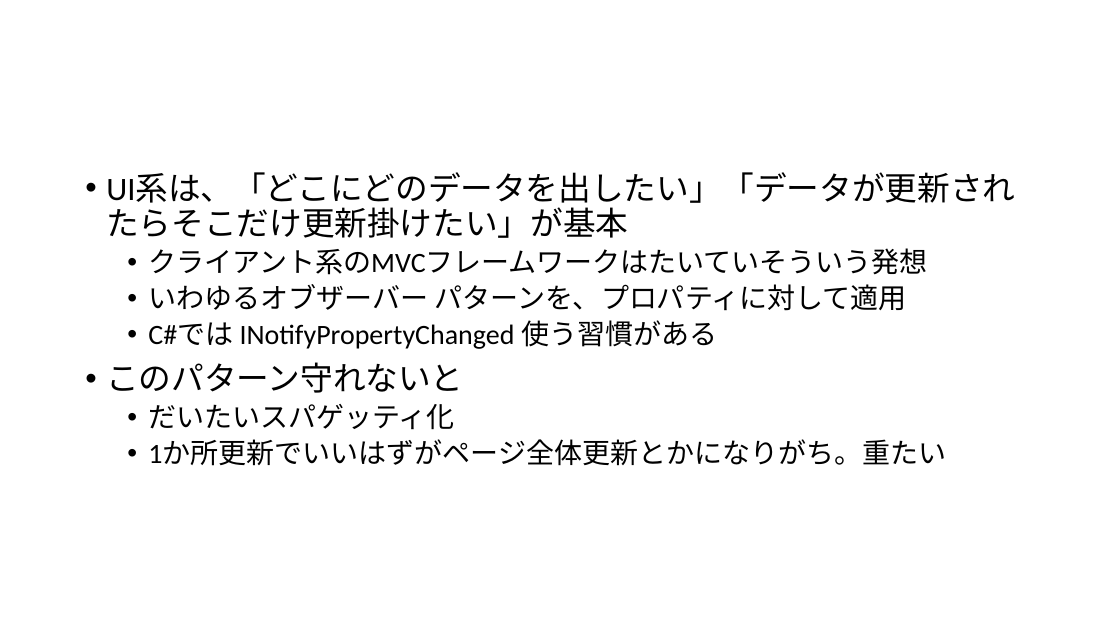
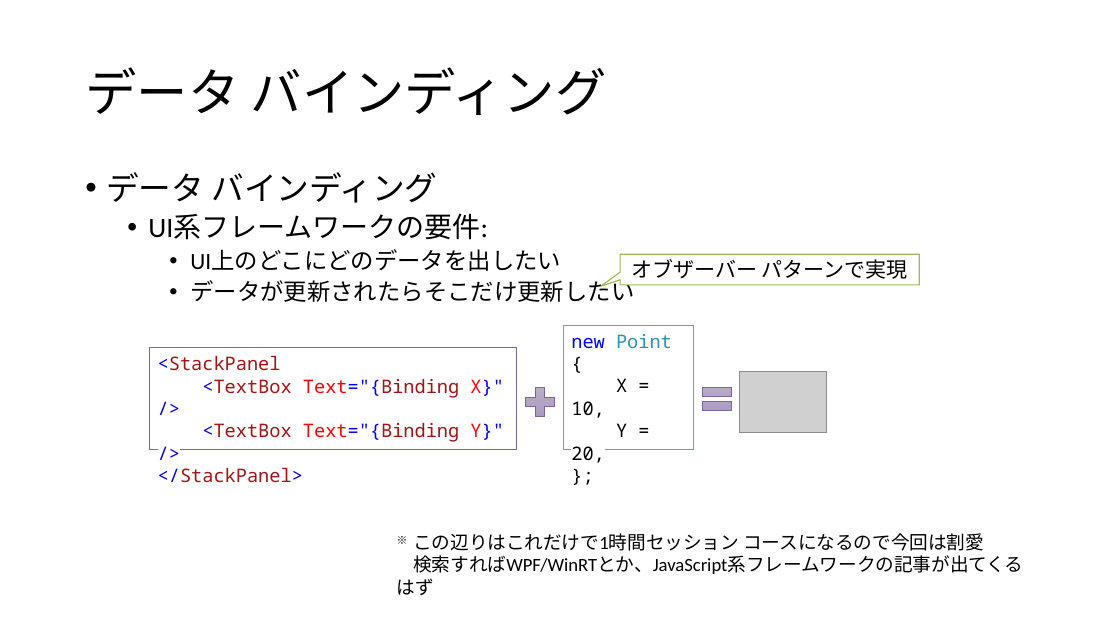
Before and after one commit to ppcuni/UnityCsharp20150321, a slide deck: slide 67 of doc/自社フレームワーク.pptx (slide 68 before the commit). Drawn at 1120x630 pixels with LibreOffice and Linux fonts; fonts in the diff are those of the drawing; grey boxes stand for pictures. Boxes give left, top, right and bottom in pixels: in the first picture for what was removed or moved away, otherwise in the second. Text is boxed around its words. In the diff, an @@ line names an element or a change of style, - is before the commit and + after.

Commit message:
UIフレームワーク の説明完成

```diff
--- a/doc/自社フレームワーク.pptx
+++ b/doc/自社フレームワーク.pptx
@@ title added at (x1=85, y1=67, x2=607, y2=115), 44 pt, text #000000 @@
+データ バインディング
@@ text at (x1=106, y1=172, x2=634, y2=302): text changed; size 24 to 20 pt @@
-• UI系は、「どこにどのデータを出したい」「データが更新されたらそこだけ更新掛けたい」が基本
-  • クライアント系のMVCフレームワークはたいていそういう発想
-  • いわゆるオブザーバー パターンを、プロパティに対して適用
-  • C#では INotifyPropertyChanged 使う習慣がある
-• このパターン守れないと
-  • だいたいスパゲッティ化
-  • 1か所更新でいいはずがページ全体更新とかになりがち。重たい
+• データ バインディング
+  • UI系フレームワークの要件:
+    • UI上のどこにどのデータを出したい
+    • データが更新されたらそこだけ更新したい
@@ speech box added at (x1=620, y1=255, x2=919, y2=285), fill #FFFFFF, outline #9BBB59 1 pt, 18 pt, text #000000 @@
+オブザーバー パターンで実現
@@ rectangle added at (x1=563, y1=325, x2=693, y2=450), fill #FFFFFF, outline #4BACC6 1 pt, 16 pt, text #000000 @@
+new Point
+{
+X = 10,
+Y = 20,
+};
@@ rectangle added at (x1=150, y1=348, x2=517, y2=450), fill #FFFFFF, outline #8064A2 1 pt, 16 pt, text #A31515 @@
+<StackPanel
+<TextBox Text="{Binding X}" />
+<TextBox Text="{Binding Y}" />
+</StackPanel>
@@ plus sign added at (x1=521, y1=382, x2=560, y2=422), fill gradient #BDB2CD to #B2A5C4 to #A796BE, outline #8064A2 0.5 pt @@
@@ math equal added at (x1=697, y1=379, x2=737, y2=418), fill gradient #BDB2CD to #B2A5C4 to #A796BE, outline #8064A2 0.5 pt @@
@@ picture added at (x1=740, y1=371, x2=828, y2=433) @@
@@ text added at (x1=413, y1=533, x2=1023, y2=574), 16 pt, text #000000 @@
+※ この辺りはこれだけで1時間セッション コースになるので今回は割愛
+検索すればWPF/WinRTとか、JavaScript系フレームワークの記事が出てくるはず
```
Also in this commit, not shown: 11 other slides changed, 4 slides added, 1 slide removed.
